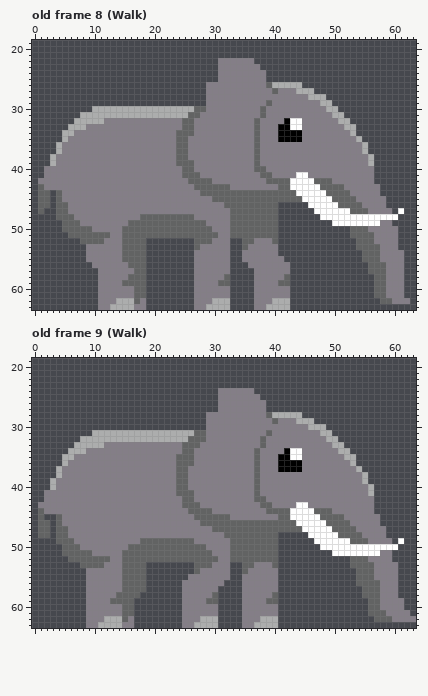
Edited in one commit: pixel-art file (ElephantHyenaAndKare/Assets/Assets/Elephant.aseprite). Above is the file before it was changed.
64x64 pixels, 16 frames. Shown: old frame 8 (Walk): x 0..63, y 19..63; old frame 9 (Walk): x 0..63, y 19..63. The commit also changed other frames, which this record leaves out.
Now the later version:
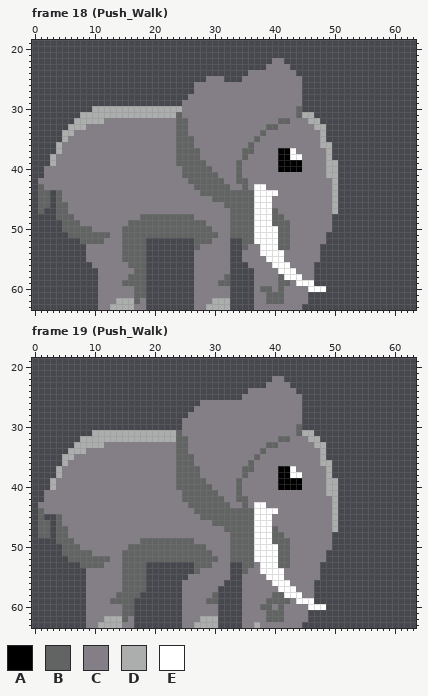
Palette (. is transparent): A #000000  B #626363  C #847e87  D #acadad  E #ffffff
A new or re-ordered frame is compared with the old frame closest to it.
The exact change:
frames 16 -> 32
Changed rows in their new state; - is an unchanged pixel.
Frame 18 (Push_Walk) is new; against old frame 8 (Walk), layer "Layer 1":
first column x 24:
22 -------......---CC---------------------
23 -------.......-CCCC--------------------
24 -------.....---CCCCC-------------------
25 -----CC-...----CCCCCC------------------
26 ---CC----------CCCCCC------------------
27 ---CC-----------C---C..----------------
28 --CCC----------------....--------------
29 -CCCC----------C-----.....-------------
30 -CCCC---------C-----B......------------
31 BCCC----------C-----BDD.....-----------
32 B-C----------C---BBCC-DD.....----------
33 B-C----------C-BBCCCC--DD.....---------
34 --C----------CB--CCCC---D.....---------
35 --B--------------CCCC---D......--------
36 --B---------BC----------DD......-------
37 --BB-------BBC---AAE-----D......-------
38 --BB-------B-C---AAEE----D.......------
39 ---BB-----B--C---AAAA----DD......------
40 ---BBB----B--CC--AAAA----DD......------
41 ----BBB---B---CC----CC---DD......------
42 ------BB--BB---CCCCCCCCCCCD......------
43 -----------B-EE--CCCCCCCCCD.......-----
44 -------------EEEECCCCCCCCCD.......-----
45 -------------EEECCCCCCCCCCD........----
46 -------------EEECCCCCCCCCCD........----
47 -------------EEE-CCCCCCCCCD.........-.-
48 -------------EEE-BCCCCCCCC...........--
49 -------------EEE-BBCCCCCCC..........---
50 -------------EEEEBBCCCCCCC---........--
51 -------------EEEEBBCCCCCC----........--
52 -------------EEEEBBCCCCCC-----.......--
53 --------------EEEBBCCCCC------.......--
54 --------------EEEECCCCCC-------.......-
55 ---------------EEECCCCCC-------.......-
56 ----------------EEECCCC---------......-
57 -----------------EEECCC---------......-
58 -----------------BEEECC----------.....-
59 -------------------CEEE----------.....-
60 --------------BB-B-CCCEEE--------.....-
61 ---------------BBB-CCC-----------.....-
62 ---------------BBBCCCC------------.....
63 ---------------CCCCCC------------------
Frame 19 (Push_Walk) is new; against old frame 9 (Walk), layer "Layer 1":
first column x 24:
22 ----------------CC----------------------
23 ---------------CCCC---------------------
24 -------.....-CCCCCCC--------------------
25 -------....---CCCCCCC-------------------
26 ----CCC--------CCCCCC-------------------
27 ---CCCC--------CCCCCC-------------------
28 --CCC----------CCCCCC-------------------
29 -CCCC-----------C---C..-----------------
30 -CCCC---------------B....---------------
31 BCCCC----------C----BDD...--------------
32 BBCCC---------C--BB---DD...-------------
33 B-CC----------CBB------DD...------------
34 B-C----------CB---CCC---D....-----------
35 -----------------CCCC---D.....----------
36 ------------BC---CCCC---DD....----------
37 --BB-------BBC-----EC----D.....---------
38 --BB-------B-C---AAEE----D......--------
39 --BBB-----B--C---AAAA----DD.....--------
40 --BBBB----B--C---AAAA----DD......-------
41 C--BBBB---B--C-----------DD......-------
42 ---BBBBB--BB-CC-----------D......-------
43 -C--BBBBB--B-EEC----CC----D......-------
44 --C---BBBBBBBEEEECCCCCCCCCD......-------
45 ---C-----BBBBEEE-CCCCCCCCCD.......------
46 ----CC-------EEECCCCCCCCCCD.......------
47 ------CC-----EEE-CCCCCCCCCD........-----
48 --------C----EEE-BCCCCCCCC.........-----
49 -------------EEE-BBCCCCCCC..........-.--
50 -------------EEEEBBCCCCCCC...........---
51 -------------EEEEBBCCCCCC-..........----
52 -------------EEEEBBCCCCCC----.......----
53 --------------EEEBBCCCCC-----........---
54 --------------EEEECCCCCC------.......---
55 ---------------EEECCCCCC------.......---
56 ----------------EEECCCC-------.......---
57 -----------------EEECCC--------......---
58 -----------------BEEECC--------......---
59 -----------------BBCEEE---------......--
60 --------------BB-BCCCCEEE-------......--
61 ---------------BBBCCCC----------.......-
62 --------------CBBBCCCC-----------.......
63 --------------CCCCCCC-------------------
Changed places in both pictures, as pixel boxes (x1, y1, x2, y2):
changed: (176, 58, 410, 310)
changed: (176, 376, 416, 628)
